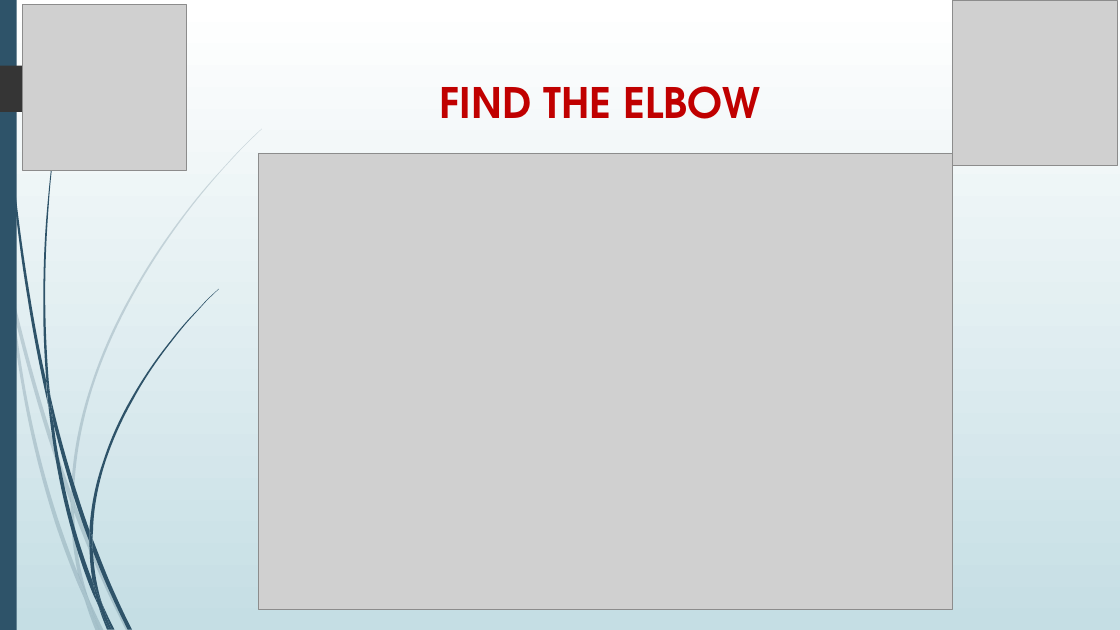
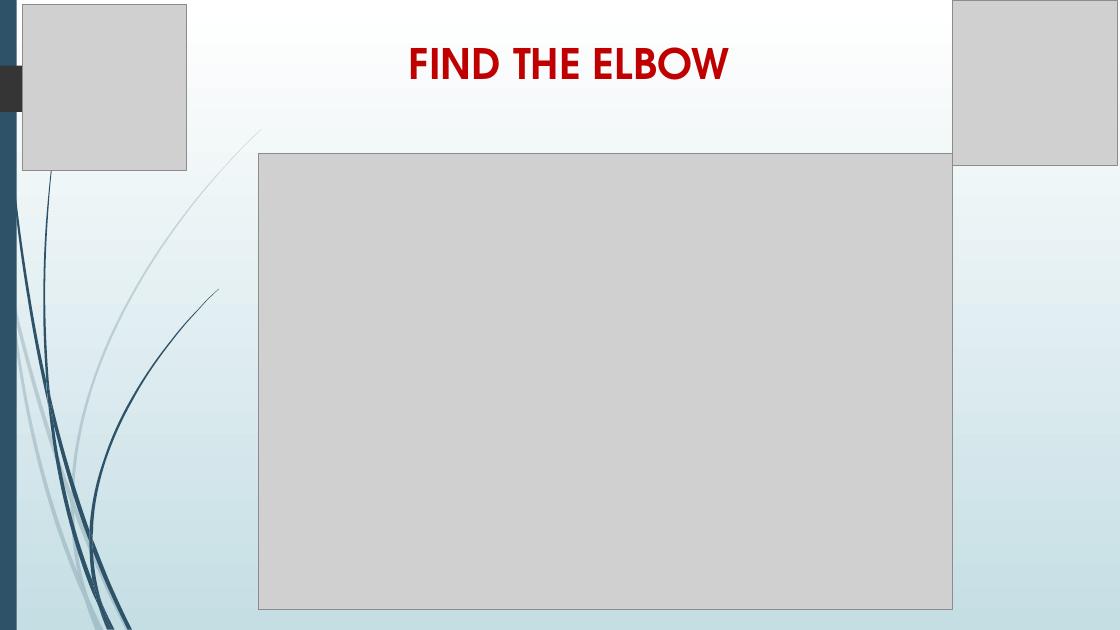
Before and after one commit to tukulkumar/Capstone-Project, a slide deck: slide 10 of Capstone Project.pptx. Drawn at 1120x630 pixels with LibreOffice and Linux fonts; fonts in the diff are those of the drawing; grey boxes stand for pictures. Boxes give left, top, right and bottom in pixels: in the first picture for what was removed or moved away, otherwise in the second. Text is boxed around its words. In the diff, an @@ line names an element or a change of style, - is before the commit and + after.

```diff
--- a/Capstone Project.pptx
+++ b/Capstone Project.pptx
@@ title "FIND THE ELBOW": place and size @@
-title "FIND THE ELBOW" at bbox=[439, 86, 760, 119]
+title "FIND THE ELBOW" at bbox=[409, 47, 730, 80]
```
Also in this commit, not shown: 1 other slide changed, 2 other files.
